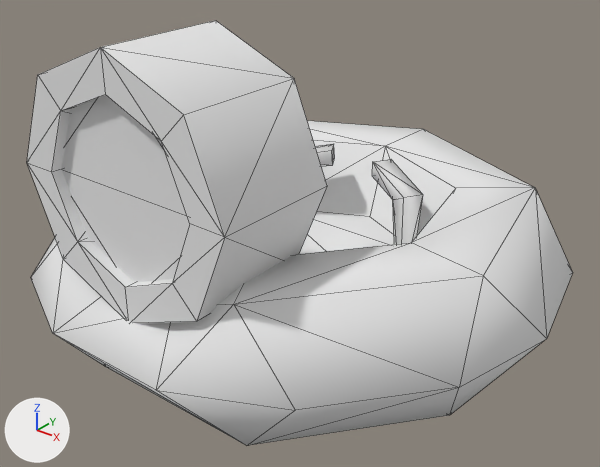
The OBJ model models/hovercraft.obj: old version first, new version second.
The view is the same before and after, from a camera (50 mm lens) standing at (34.4, -36.2, 22.0) and looking at (1.0, 5.6, -3.9). Every picture has the same lights, and +X, +Y and +Z are marked at lower left. Mesh edges are drawn as thin lines. Where no turn or scale is listed for an object, it has been applied to the vertices.

In view in the first picture: 'Skirt'.
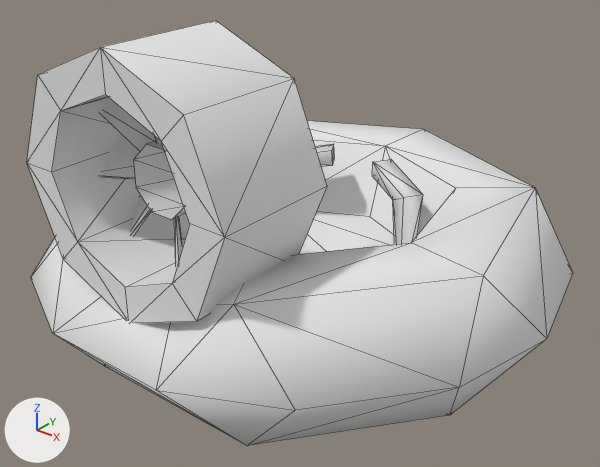
The newer file is also rescaled (x0.0578), turned or shifted as a whole; pictures and numbers use the older file's frame.

Location of each change, (x1, y1, x2, y2) in pixels of the pictures (600 x 467 px):
part 1 of me_skirt, deleted
    before: (62, 95, 190, 283)

Patch to the scene script:
```diff
--- a/models/hovercraft.obj.py
+++ b/models/hovercraft.obj.py
@@ me_skirt @@
 me_skirt.from_pydata(...)  # 198 vertices, 292 faces; spans x -19.4..19.4, y -11.7..26.1, z -12.0..12.0
 # used by ob_skirt; location = (0.0, 0.0, 0.0)
+# me_skirt part 1: the loose piece of 8 vertices spanning x -6.8..6.8, y -8.8, z -3.1..10.5 is deleted
 me_skirt.materials.append(mat_default2)
```
